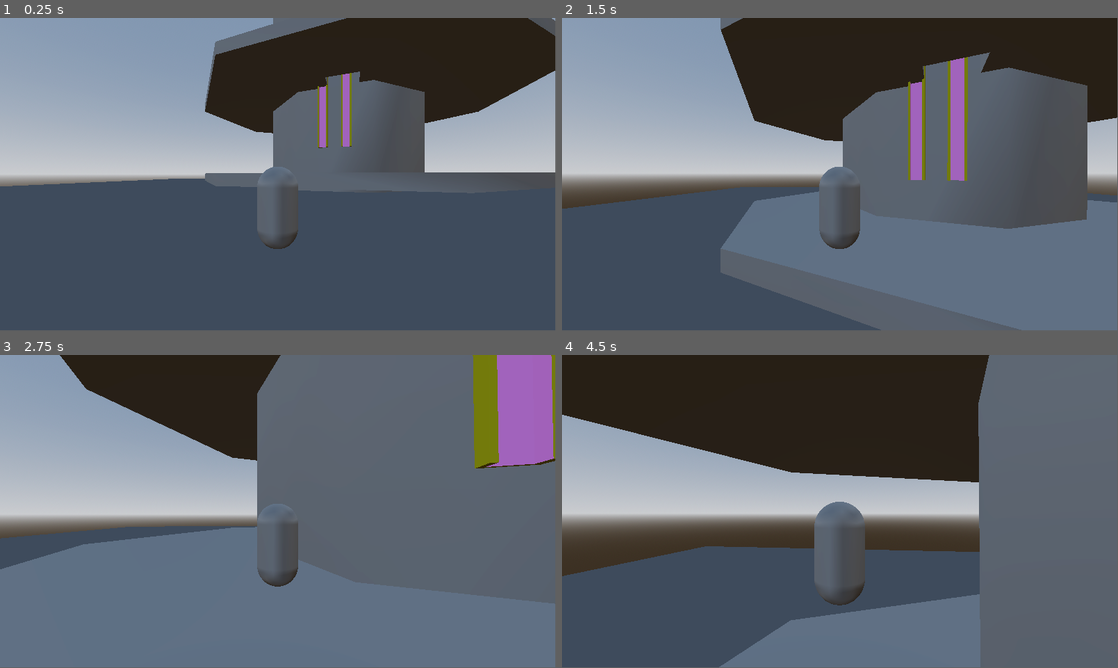
Above: before the commit, frames 1-4 (two rows, left to right).
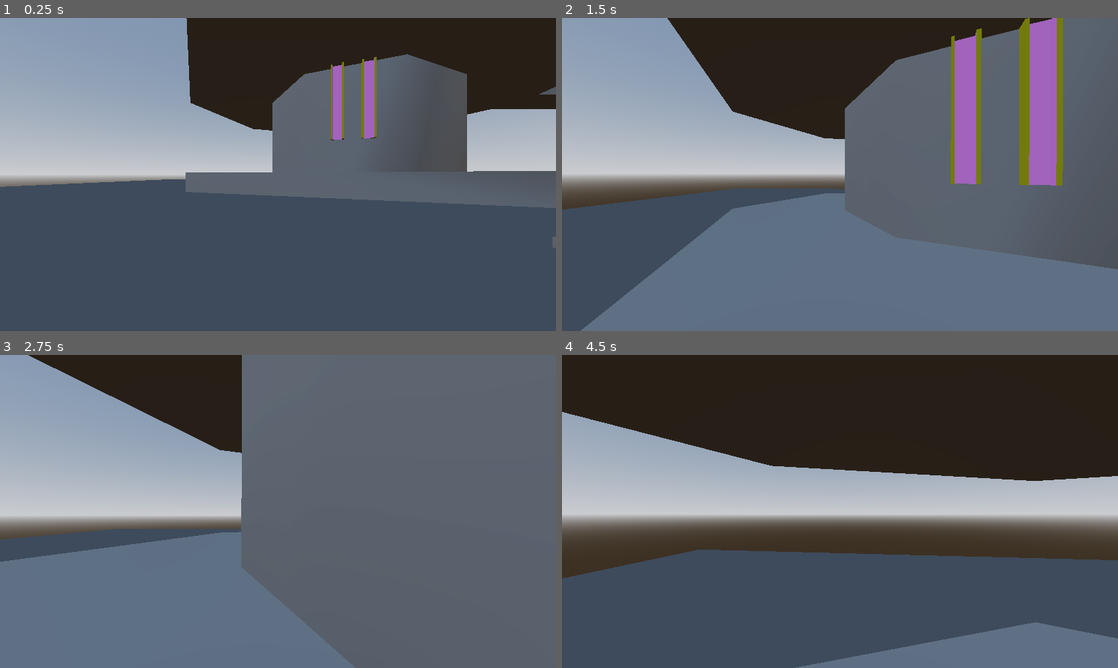
Above: after the commit, the same moments.

Repository: c-dez/3d-game
Game: Godot game, scene res://escenes/world/world.tscn
Two runs of this game, one before a commit and one after it. Both use one fixed random seed, a clock stepped at 60 frames per second and the inputs below.
Inputs (mouse positions are in pixels of both pictures, inside the frame that each line leads up to):
- Up to frame 1 (0.25 s): no input
- Up to frame 2 (1.5 s): tap Enter (ui_accept) at 0.5, 0.8, 1.35 s; move the mouse to (867, 171) at 0.52 s; hold W (forward) from 0.53 s (still down); tap E (action) at 0.6 s; tap Space (jump) at 0.77 s; move the mouse to (812, 174) at 1.27 s
- Up to frame 3 (2.75 s): keep holding W (forward); tap Space (jump) at 1.52 s; tap E (action) at 1.55, 2.1 s; move the mouse to (289, 505) at 2.02 s; tap Enter (ui_accept) at 2.3 s
- Up to frame 4 (4.5 s): keep holding W (forward); move the mouse to (834, 514) at 2.77 s; tap Enter (ui_accept) at 2.85, 3.8, 4.35 s; tap Space (jump) at 3.02, 3.77 s; tap E (action) at 3.05, 3.6 s; move the mouse to (878, 514) at 3.52 s; move the mouse to (795, 508) at 4.27 s
In our replay, the window is 799x449 before the commit and 800x450 after it. These sizes can differ from the game's own. Grey fills any space a smaller window leaves; there, only what the larger window draws over its background counts as a difference.

The runs differ from the first frame. In frame 1, 12% of the frame differs, in the area x 0-100%, y 0-74%; in frame 2, 28%; in frame 3, 19%; in frame 4, 34%, in the area x 0-100%, y 0-100%.

Commit message:
empezando a implementar un sistema de UI

Diff:
--- a/escenes/player/camera/player_camera.tscn
+++ b/escenes/player/camera/player_camera.tscn
@@ -6,7 +6,7 @@
 
 [node name="PlayerCamera" type="SpringArm3D"]
 shape = SubResource("SphereShape3D_o66et")
-spring_length = 5.0
+spring_length = 0.0
 script = ExtResource("1_o66et")
 
 [node name="Camera3D" type="Camera3D" parent="."]
--- a/escenes/world/elevator/elevator.tscn
+++ b/escenes/world/elevator/elevator.tscn
@@ -15,6 +15,21 @@
 [sub_resource type="BoxMesh" id="BoxMesh_pivtw"]
 size = Vector3(5, 5, 0.5)
 
+[sub_resource type="Animation" id="Animation_ohvm7"]
+length = 5.0
+tracks/0/type = "value"
+tracks/0/imported = false
+tracks/0/enabled = true
+tracks/0/path = NodePath("PathFollow3D:progress_ratio")
+tracks/0/interp = 1
+tracks/0/loop_wrap = true
+tracks/0/keys = {
+"times": PackedFloat32Array(0, 5.03333),
+"transitions": PackedFloat32Array(1, 1),
+"update": 0,
+"values": [0.0, 0.0]
+}
+
 [sub_resource type="Animation" id="Animation_fn3wa"]
 resource_name = "move"
 length = 5.0
@@ -26,24 +41,9 @@
 tracks/0/loop_wrap = true
 tracks/0/keys = {
 "times": PackedFloat32Array(0, 5),
-"transitions": PackedFloat32Array(-1.5, 1),
+"transitions": PackedFloat32Array(-1.5, -1.5),
 "update": 0,
 "values": [0.0, 1.0]
-}
-
-[sub_resource type="Animation" id="Animation_ohvm7"]
-length = 0.001
-tracks/0/type = "value"
-tracks/0/imported = false
-tracks/0/enabled = true
-tracks/0/path = NodePath("PathFollow3D:progress_ratio")
-tracks/0/interp = 1
-tracks/0/loop_wrap = true
-tracks/0/keys = {
-"times": PackedFloat32Array(0),
-"transitions": PackedFloat32Array(1),
-"update": 0,
-"values": [0.0]
 }
 
 [sub_resource type="AnimationLibrary" id="AnimationLibrary_wb7ca"]
@@ -57,7 +57,8 @@
 script = ExtResource("1_pivtw")
 
 [node name="PathFollow3D" type="PathFollow3D" parent="."]
-transform = Transform3D(-4.37114e-08, 1, -4.37114e-08, 0, -4.37114e-08, -1, -1, -4.37114e-08, 1.91069e-15, 0, 0, 0)
+transform = Transform3D(-4.37114e-08, 1, -4.37114e-08, 0, -4.37114e-08, -1, -1, -4.37114e-08, 1.91069e-15, 0, 100, 0)
+progress = 100.0
 loop = false
 
 [node name="RemoteTransform3D" type="RemoteTransform3D" parent="PathFollow3D"]
@@ -66,7 +67,7 @@
 update_scale = false
 
 [node name="AnimatableBody3D" type="AnimatableBody3D" parent="."]
-transform = Transform3D(-4.37114e-08, 1, 4.37114e-08, 0, -4.37114e-08, 1, 1, 4.37114e-08, 1.91069e-15, 0, 0, 0)
+transform = Transform3D(-4.37114e-08, 1, 4.37114e-08, 0, -4.37114e-08, 1, 1, 4.37114e-08, 1.91069e-15, 0, 100, 0)
 
 [node name="CollisionShape3D" type="CollisionShape3D" parent="AnimatableBody3D"]
 shape = SubResource("BoxShape3D_fn3wa")
--- a/escenes/world/world.tscn
+++ b/escenes/world/world.tscn
@@ -1,8 +1,8 @@
-[gd_scene load_steps=8 format=3 uid="uid://c6i1bgtyhwimm"]
+[gd_scene load_steps=14 format=3 uid="uid://c6i1bgtyhwimm"]
 
 [ext_resource type="PackedScene" uid="uid://cmshly5qv2v42" path="res://escenes/player/player.tscn" id="1_1a6sk"]
 [ext_resource type="PackedScene" uid="uid://bhskg4fqt6gqh" path="res://assets/ladder.tscn" id="2_2myj7"]
-[ext_resource type="PackedScene" uid="uid://crfp3rvfw11r7" path="res://escenes/world/elevator/elevator.tscn" id="3_kkkkj"]
+[ext_resource type="Script" uid="uid://c316g75buu2gj" path="res://escenes/world/elevator/elevator.gd" id="3_kkkkj"]
 
 [sub_resource type="ProceduralSkyMaterial" id="ProceduralSkyMaterial_1a6sk"]
 sky_horizon_color = Color(0.662243, 0.671743, 0.686743, 1)
@@ -19,6 +19,56 @@
 
 [sub_resource type="StandardMaterial3D" id="StandardMaterial3D_wkcf0"]
 albedo_color = Color(0.404511, 0.404511, 0.404511, 1)
+
+[sub_resource type="Curve3D" id="Curve3D_pivtw"]
+_data = {
+"points": PackedVector3Array(0, 0, 0, 0, 0, 0, 0, 0, 0, 0, 0, 0, 0, 0, 0, 0, 55, 0),
+"tilts": PackedFloat32Array(0, 0)
+}
+point_count = 2
+
+[sub_resource type="BoxShape3D" id="BoxShape3D_fn3wa"]
+size = Vector3(5, 5, 0.5)
+
+[sub_resource type="BoxMesh" id="BoxMesh_pivtw"]
+size = Vector3(5, 5, 0.5)
+
+[sub_resource type="Animation" id="Animation_ohvm7"]
+length = 0.001
+tracks/0/type = "value"
+tracks/0/imported = false
+tracks/0/enabled = true
+tracks/0/path = NodePath("PathFollow3D:progress_ratio")
+tracks/0/interp = 1
+tracks/0/loop_wrap = true
+tracks/0/keys = {
+"times": PackedFloat32Array(0),
+"transitions": PackedFloat32Array(-1.5),
+"update": 0,
+"values": [0.0]
+}
+
+[sub_resource type="Animation" id="Animation_fn3wa"]
+resource_name = "move"
+length = 2.0
+tracks/0/type = "value"
+tracks/0/imported = false
+tracks/0/enabled = true
+tracks/0/path = NodePath("PathFollow3D:progress_ratio")
+tracks/0/interp = 1
+tracks/0/loop_wrap = true
+tracks/0/keys = {
+"times": PackedFloat32Array(0, 2),
+"transitions": PackedFloat32Array(-1.5, -1.5),
+"update": 0,
+"values": [0.0, 1.0]
+}
+
+[sub_resource type="AnimationLibrary" id="AnimationLibrary_wb7ca"]
+_data = {
+&"RESET": SubResource("Animation_ohvm7"),
+&"move": SubResource("Animation_fn3wa")
+}
 
 [node name="World" type="Node3D"]
 
@@ -55,7 +105,7 @@
 height = 1.0
 
 [node name="CSGCylinder3D4" type="CSGCylinder3D" parent="CSGCombiner3D"]
-transform = Transform3D(1, 0, 0, 0, 1, 0, 0, 0, 1, 0.0325527, 11.4538, 0.00902557)
+transform = Transform3D(1, 0, 0, 0, 1, 0, 0, 0, 1, 0.033, 11, 0.009)
 radius = 20.0
 height = 1.0
 
@@ -73,5 +123,35 @@
 [node name="Ladder2" parent="." instance=ExtResource("2_2myj7")]
 transform = Transform3D(0.999636, 0, -0.0269621, 0, 2.21922, 0, 0.0269621, 0, 0.999636, 0.635624, 24.164, 10.1957)
 
-[node name="Elevator" parent="." instance=ExtResource("3_kkkkj")]
-transform = Transform3D(1, 0, 0, 0, 1, 0, 0, 0, 1, 0, 0, 28)
+[node name="Elevator" type="Path3D" parent="."]
+transform = Transform3D(1, 0, 0, 0, 1, 0, 0, 0, 1, 0, 0, 22.1672)
+curve = SubResource("Curve3D_pivtw")
+script = ExtResource("3_kkkkj")
+
+[node name="PathFollow3D" type="PathFollow3D" parent="Elevator"]
+transform = Transform3D(-4.37114e-08, 1, -4.37114e-08, 0, -4.37114e-08, -1, -1, -4.37114e-08, 1.91069e-15, 0, 0, 0)
+loop = false
+
+[node name="RemoteTransform3D" type="RemoteTransform3D" parent="Elevator/PathFollow3D"]
+remote_path = NodePath("../../AnimatableBody3D")
+update_rotation = false
+update_scale = false
+
+[node name="AnimatableBody3D" type="AnimatableBody3D" parent="Elevator"]
+transform = Transform3D(-4.37114e-08, 1, 4.37114e-08, 0, -4.37114e-08, 1, 1, 4.37114e-08, 1.91069e-15, 0, 0, 0)
+
+[node name="CollisionShape3D" type="CollisionShape3D" parent="Elevator/AnimatableBody3D"]
+shape = SubResource("BoxShape3D_fn3wa")
+
+[node name="MeshInstance3D" type="MeshInstance3D" parent="Elevator/AnimatableBody3D"]
+mesh = SubResource("BoxMesh_pivtw")
+
+[node name="AnimationPlayer" type="AnimationPlayer" parent="Elevator"]
+libraries = {
+&"": SubResource("AnimationLibrary_wb7ca")
+}
+
+[node name="CSGBox3D" type="CSGBox3D" parent="."]
+transform = Transform3D(1, 0, 0, 0, 1, 0, 0, 0, 1, 28.4345, 11, 0)
+use_collision = true
+size = Vector3(20, 1, 5)
--- a/project.godot
+++ b/project.godot
@@ -21,6 +21,11 @@
 Keybindings="*res://scripts/keybinings/keybindings.gd"
 MoveStateMachine="*res://scripts/move_state_machine/move_state_machine.gd"
 
+[display]
+
+window/size/viewport_width=1280
+window/size/viewport_height=720
+
 [file_customization]
 
 folder_colors={
@@ -29,6 +34,12 @@
 
 [input]
 
+ui_accept={
+"deadzone": 0.5,
+"events": [Object(InputEventKey,"resource_local_to_scene":false,"resource_name":"","device":0,"window_id":0,"alt_pressed":false,"shift_pressed":false,"ctrl_pressed":false,"meta_pressed":false,"pressed":false,"keycode":4194309,"physical_keycode":0,"key_label":0,"unicode":0,"location":0,"echo":false,"script":null)
+, Object(InputEventKey,"resource_local_to_scene":false,"resource_name":"","device":0,"window_id":0,"alt_pressed":false,"shift_pressed":false,"ctrl_pressed":false,"meta_pressed":false,"pressed":false,"keycode":4194310,"physical_keycode":0,"key_label":0,"unicode":0,"location":0,"echo":false,"script":null)
+]
+}
 forward={
 "deadzone": 0.2,
 "events": [Object(InputEventKey,"resource_local_to_scene":false,"resource_name":"","device":-1,"window_id":0,"alt_press …(192 unchanged characters)…
@@ -59,3 +70,7 @@
 "events": [Object(InputEventKey,"resource_local_to_scene":false,"resource_name":"","device":-1,"window_id":0,"alt_press …(192 unchanged characters)…
 ]
 }
+
+[physics]
+
+3d/physics_engine="Jolt Physics"
--- a/scripts/keybinings/keybindings.gd
+++ b/scripts/keybinings/keybindings.gd
@@ -59,3 +59,22 @@
 	action_buffer_timer.one_shot = true
 	action_buffer_timer.autostart = false
 	add_child(action_buffer_timer)
+
+
+# testing cambiar entre windowed y full screen
+	if Input.is_action_just_pressed("ui_accept"):
+		var current_mode = DisplayServer.window_get_mode()
+		if OS.get_name() == "Web":
+			# JavaScript.eval("document.body.requestFullscreen();")
+			pass
+		else:
+			match current_mode:
+				3:
+					DisplayServer.window_set_mode(DisplayServer.WINDOW_MODE_WINDOWED)
+				0:
+					DisplayServer.window_set_mode(DisplayServer.WINDOW_MODE_FULLSCREEN)
+
+				_:
+					DisplayServer.window_set_mode(DisplayServer.WINDOW_MODE_FULLSCREEN)
+
+					pass
